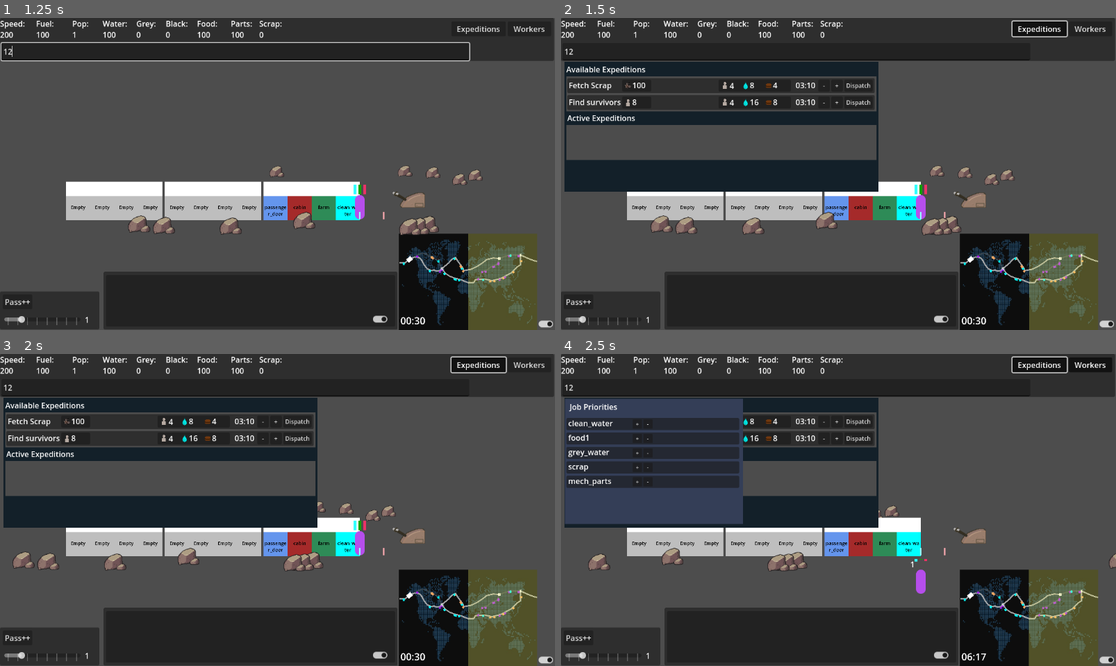
Above: before the commit, frames 1-4 (two rows, left to right).
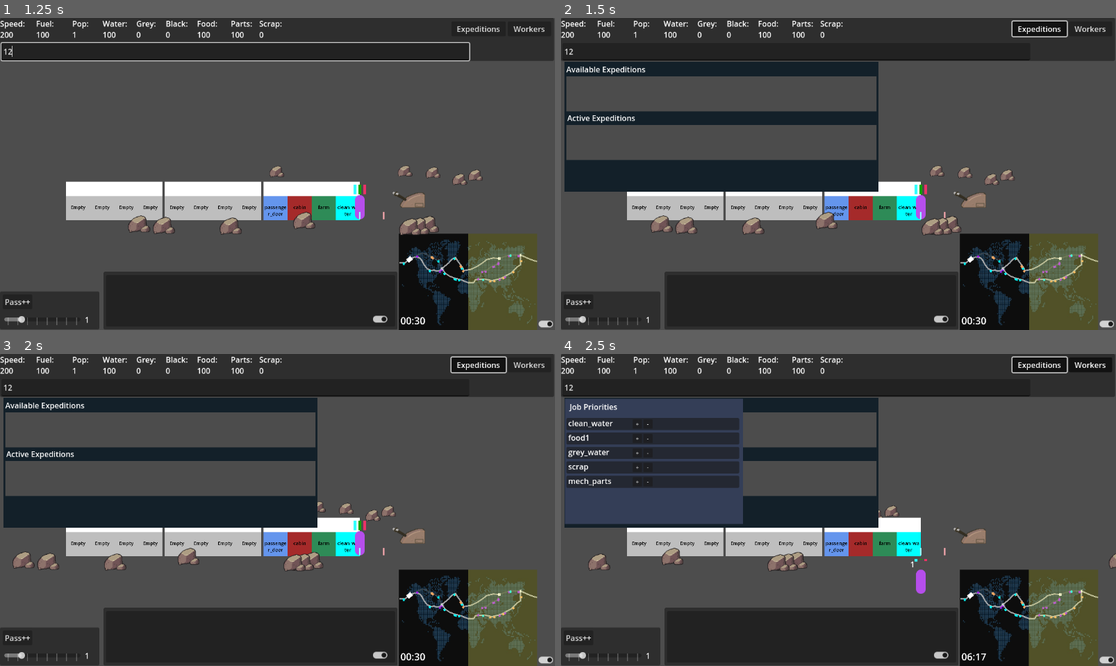
Above: after the commit, the same moments.

Repository: Sphinx111/ed_and_morgs_train_builder
Game: Godot game, scene res://Scenes/traincar.tscn
Two runs of this game, one before a commit and one after it. Both use one fixed random seed, a clock stepped at 60 frames per second and the inputs below.
Inputs (mouse positions are in pixels of both pictures, inside the frame that each line leads up to):
- Up to frame 1 (1.25 s): click (233, 52) at 0.52 s; type "12" at 0.6 s
- Up to frame 2 (1.5 s): click "Expeditions" at 1.25 s
- Up to frame 3 (2 s): no input
- Up to frame 4 (2.5 s): click "Workers" at 2 s

Frame 1 is identical in both runs. In frame 2, 5.0% of the frame differs, in the area x 1-57%, y 19-30%; in frame 3, 5.0%; in frame 4, 2.1%.

Commit message:
Expeditions now require a nearby resourceSpot
No "fetch water" expedition built yet

Diff:
--- a/BranchLine.gd
+++ b/BranchLine.gd
@@ -93,7 +93,7 @@
 
 func gather_resource(wantedType : String, amount : float, collection_margin : float) -> int:
 	for spot in resources:
-		if abs(spot.progress_ratio - trainMarker.progress_ratio) <= collection_margin:
+		if abs(spot.progress - trainMarker.progress) <= collection_margin:
 			if spot.resource_type == wantedType and spot.quantity >= amount:
 				spot.quantity -= amount
 				if spot.quantity < 1:
@@ -105,3 +105,10 @@
 func get_leftmost_xPos() -> float:
 	var points = curve.get_baked_points()
 	return position.x + (points[0].x * scale.x)
+
+func query_resources_types(collection_margin : float) -> Array[ResourceSpot]:
+	var result : Array[ResourceSpot] = []
+	for spot in resources:
+		if abs(spot.progress - trainMarker.progress) <= collection_margin:
+			result.append(spot)
+	return result
--- a/MapHandler.gd
+++ b/MapHandler.gd
@@ -40,6 +40,9 @@
 func gather_resource(wantedType : String, amount : float) -> int:
 	return mainRoute.gather_resource(wantedType, amount, collection_margin)
 
+func query_resource_types() -> Array[ResourceSpot]:
+	return mainRoute.query_resources_types(collection_margin)
+
 func is_train_in_sun() -> bool:
 	#print("trainPos: %f sun1pos: %f sun2pos: %f" % [trainMarker.position.x, sun1.position.x, sun2.position.x])
 	if trainMarker.position.x > sun1.position.x and trainMarker.position.x < sun1.position.x + sunradius:
--- a/Scenes/ExpeditionsController.gd
+++ b/Scenes/ExpeditionsController.gd
@@ -19,18 +19,27 @@
 	available_expeditions_panel = get_node("OptionsPanel")
 	selectedTrain = get_parent().selectedTrain
 
-	var newOption : ExpeditionOption = ExpeditionOption.new_expedition("Fetch Scrap", "scrap", null)
-	options_available.append(newOption)
-	available_expeditions_panel.add_child(newOption)
-	newOption.position.y = (0 * (height_of_option + separation_between_options)) + separation_between_options
-	newOption = ExpeditionOption.new_expedition("Find survivors", "pop", null)
-	options_available.append(newOption)
-	available_expeditions_panel.add_child(newOption)
-	newOption.position.y = (1 * (height_of_option + separation_between_options)) + separation_between_options
-
 	expeditions_finished.connect(selectedTrain.receive_expeditions_finished_signal)
 	expeditions_started.connect(selectedTrain.receive_expeditions_started_signal)
 
+	refresh_options()
+
+func refresh_options():
+	var resources_in_range : Array[ResourceSpot] = selectedTrain.worldMap.query_resource_types()
+
+	for i in range(resources_in_range.size()):
+		var resourceSpot : ResourceSpot = resources_in_range[i]
+		var expedition_name : String = ""
+		if resourceSpot.resource_type == "pop":
+			expedition_name = "Find Survivors"
+		elif resourceSpot.resource_type == "scrap":
+			expedition_name = "Fetch Scrap"
+
+		if resourceSpot.resource_type == "pop" or resourceSpot.resource_type == "scrap":
+			var newOption : ExpeditionOption = ExpeditionOption.new_expedition(expedition_name, resourceSpot.resource_type, resourceSpot)
+			options_available.append(newOption)
+			available_expeditions_panel.add_child(newOption)
+			newOption.position.y = (i * (height_of_option + separation_between_options)) + separation_between_options
 
 func dispatch_expedition(typeToStart : ExpeditionOption) -> int:
 	# an expidition can only be launched when the train is stopped
@@ -65,6 +74,7 @@
 
 func train_tick():
 	var initial_count : int = expeditions_active.size()
+
 	for expedition in expeditions_active:
 		expedition.train_tick()
 		if expedition.time_passed >= expedition.total_duration:
--- a/Train.gd
+++ b/Train.gd
@@ -158,7 +158,9 @@
 	if carriages.size() <= slot or carriages[carNum] == null:
 		print_debug("Error: attempting to remove module from nonexistent car: " + String.num_int64(carNum))
 	var typesToRemove : Array[String] = carriages[carNum].modules[slot].serves_needs.duplicate()
-	var workTypesToRemove : Array[String] = carriages[carNum].modules[slot].work_types.duplicate()
+	var workTypesToRemove : Array[String] = []
+	if carriages[carNum].modules[slot].workers_needed > 0:
+		carriages[carNum].modules[slot].work_types.duplicate()
 	var modType = carriages[carNum].modules[slot].type
 	var refund : float = ModuleBase.build_cost[modType] * Globals.refund_module_fraction
 	add_res("mech_parts", refund)
@@ -166,7 +168,8 @@
 	carriages[carNum].remove_module(slot)
 
 	update_needs_maps(typesToRemove,[carNum, slot],Globals.MODULE_REMOVED)
-	update_work_maps(workTypesToRemove,[carNum, slot],Globals.MODULE_REMOVED)
+	if workTypesToRemove.size() > 0:
+		update_work_maps(workTypesToRemove,[carNum, slot],Globals.MODULE_REMOVED)
 
 func add_carriage(sequence : int):
 	var newCarriage = CarriageScene.instantiate()
--- a/basic_ui.gd
+++ b/basic_ui.gd
@@ -275,5 +275,6 @@
 			add_child(expeditionsController)
 		else:
 			expeditionsController.show()
+			expeditionsController.refresh_options()
 	else:
 		expeditionsController.hide()
